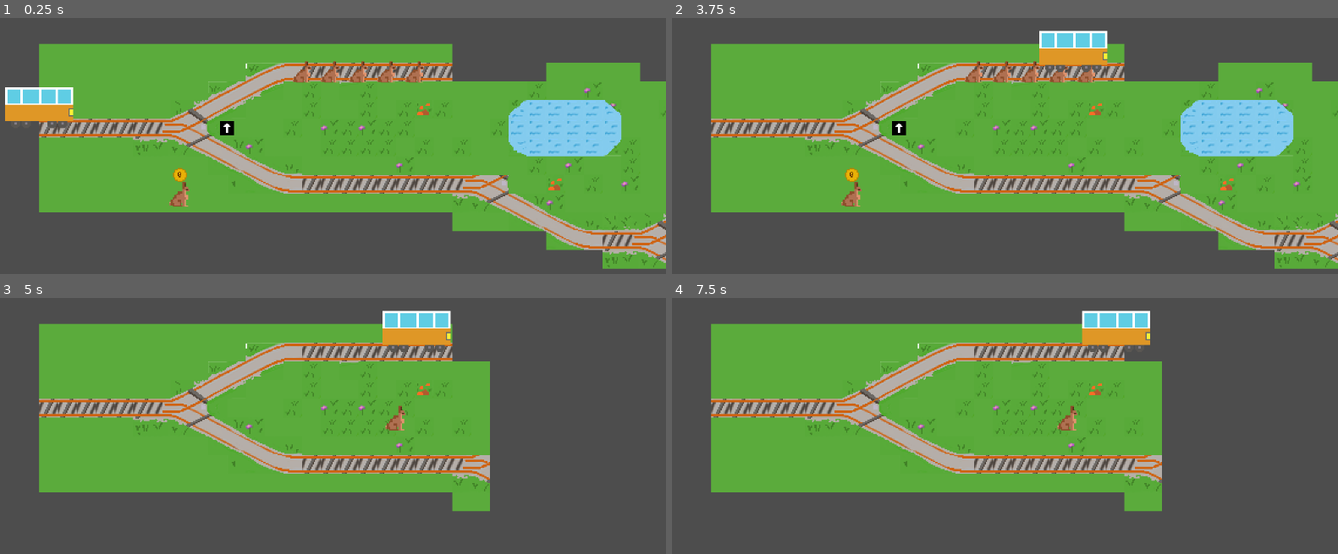
Above: before the commit, frames 1-4 (two rows, left to right).
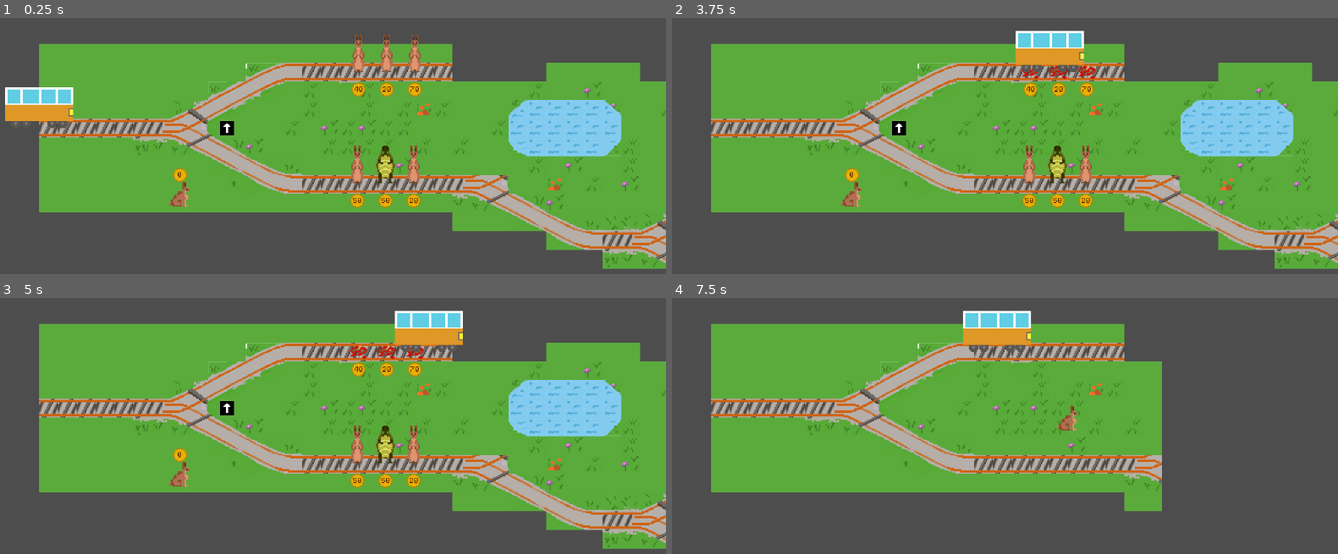
Above: after the commit, the same moments.

Repository: LiamCJ/frog_conductor
Game: Godot game, scene res://scenes/Main.tscn
Two runs of this game, one before a commit and one after it. Both use one fixed random seed, a clock stepped at 60 frames per second and the inputs below.
Inputs:
- Up to frame 1 (0.25 s): no input
- Up to frame 2 (3.75 s): tap Enter at 0.5 s; hold W (speed) 0.53-1.28 s; tap W (speed) at 1.35, 2.3, 2.85 s; hold Space (switch_tracks) 2.03-2.78 s; hold W (speed) from 3.53 s (still down)
- Up to frame 3 (5 s): release W (speed) at 4.28 s; tap Space (switch_tracks) at 4.35 s; tap W (speed) at 4.55 s
- Up to frame 4 (7.5 s): hold W (speed) 5.03-5.78 s; tap W (speed) at 5.85, 6.8, 7.35 s; hold Space (switch_tracks) 6.53-7.28 s

The runs differ from the first frame. In frame 1, 2.4% of the frame differs, in the area x 43-64%, y 6-75%; in frame 2, 3.1%; in frame 3, 21%, in the area x 25-100%, y 4-99%; in frame 4, 2.9%.
Error in both runs: Invalid access to property or key 'signals' on a base object of type 'Node2D'. (res://scripts/TramController.gd:115)

Commit message:
Animal logic
Added random spawning of animals
kill animals when tram hits them

Diff:
--- a/Scripts/Main.gd
+++ b/Scripts/Main.gd
@@ -4,7 +4,9 @@
 @export var next_level:PackedScene
 @export var levels: Array[PackedScene]
 @onready var tram_controller: Node = $TramController
-@export var animal:PackedScene
+@export var animals: Array[PackedScene]
+var top_animals: Array[Area2D]
+var bottom_animals: Array[Area2D]
 @export var Coin:PackedScene
 
 #player properties
@@ -34,17 +36,37 @@
 	tram_controller.init_network()
 	tram_controller.update_tram = true
 
+func on_animal_hit(animal:Area2D) ->void:
+	animal.kill()
+	if animal == top_animals[0] or animal == bottom_animals[0]:
+		tram_controller.speed = 0
+
 func spawn_animals()->void:
-	var animal_spawns: Node = level.animal_spawns
-	for point: Marker2D in animal_spawns.top_path:
-		var an: = animal.instantiate()
-		add_child(an)
-		an.reparent(level)
-		an.position = point.position
+	top_animals.clear()
+	bottom_animals.clear()
 
-	#testing coins
-	#for point: Marker2D in animal_spawns.bottom_path:
-		#var coin:Node2D = Coin.instantiate()
-		#add_child(coin)
-		#coin.position = point.position
-		#coin.value = 20
+	var animal_markers: Node = level.animal_spawns
+
+	#choose random number of animals to spawn
+	var num_top:int = randi_range(1,animal_markers.top_path.size())
+	for i:int in range(num_top):
+		#choose random animal
+		var animal_idx:int = randi_range(0,animals.size() - 1)
+		var new_animal:Area2D = animals[animal_idx].instantiate()
+		#set position of animal to marker
+		new_animal.position = animal_markers.top_path[i].position
+
+
+		level.add_child(new_animal) #animals added to level so they are freed with it
+		#note: cant access children (coin) before setting parent
+		new_animal.set_value(randi_range(1,9)*10)
+		top_animals.append(new_animal)
+
+	var num_bottom:int = randi_range(1,animal_markers.bottom_path.size())
+	for i:int in range(num_bottom):
+		var animal_idx:int = randi_range(0,animals.size() - 1)
+		var new_animal:Area2D = animals[animal_idx].instantiate()
+		new_animal.position = animal_markers.bottom_path[i].position
+		level.add_child(new_animal)
+		new_animal.set_value(randi_range(1,9)*10)
+		bottom_animals.append(new_animal)
--- a/scenes/Main.tscn
+++ b/scenes/Main.tscn
@@ -1,18 +1,27 @@
-[gd_scene load_steps=8 format=3 uid="uid://cs7o3vfaxi0oy"]
+[gd_scene load_steps=11 format=3 uid="uid://cs7o3vfaxi0oy"]
 
 [ext_resource type="Script" path="res://scripts/Main.gd" id="1_ofw73"]
 [ext_resource type="PackedScene" uid="uid://dfml4o541lh7f" path="res://scenes/levels/level_2.tscn" id="2_4nupm"]
 [ext_resource type="Script" path="res://scripts/TramController.gd" id="2_ivblk"]
 [ext_resource type="PackedScene" uid="uid://d0yb3870nx7cc" path="res://scenes/levels/level_1.tscn" id="2_uh4ug"]
 [ext_resource type="PackedScene" uid="uid://b0vx7g7jys4d3" path="res://scenes/characters/tram.tscn" id="3_2v853"]
-[ext_resource type="PackedScene" uid="uid://cbqwqai20s21g" path="res://scenes/characters/animal_test.tscn" id="3_40qu8"]
+[ext_resource type="PackedScene" uid="uid://sihn7yioq3k2" path="res://scenes/characters/rabbit.tscn" id="3_ipnub"]
+[ext_resource type="PackedScene" uid="uid://chop6itr1y3lb" path="res://scenes/characters/tortoise.tscn" id="4_q77nf"]
 [ext_resource type="PackedScene" uid="uid://lyc588ij5c30" path="res://scenes/environment_objects/coin.tscn" id="4_spmja"]
+
+[sub_resource type="Animation" id="Animation_qhtcp"]
+resource_name = "animal_walk"
+
+[sub_resource type="AnimationLibrary" id="AnimationLibrary_a4arf"]
+_data = {
+"animal_walk": SubResource("Animation_qhtcp")
+}
 
 [node name="Main" type="Node2D" node_paths=PackedStringArray("level")]
 script = ExtResource("1_ofw73")
 level = NodePath("Level1")
 next_level = ExtResource("2_4nupm")
-animal = ExtResource("3_40qu8")
+animals = Array[PackedScene]([ExtResource("3_ipnub"), ExtResource("4_q77nf")])
 Coin = ExtResource("4_spmja")
 
 [node name="TramController" type="Node" parent="." node_paths=PackedStringArray("tram", "level")]
@@ -28,4 +37,10 @@
 position = Vector2(182, 13)
 zoom = Vector2(2, 2)
 
+[node name="AnimationPlayer" type="AnimationPlayer" parent="."]
+libraries = {
+"": SubResource("AnimationLibrary_a4arf")
+}
+
 [connection signal="track_ended" from="TramController" to="." method="load_next_level" flags=3]
+[connection signal="area_entered" from="TramController/Tram" to="." method="on_animal_hit"]
